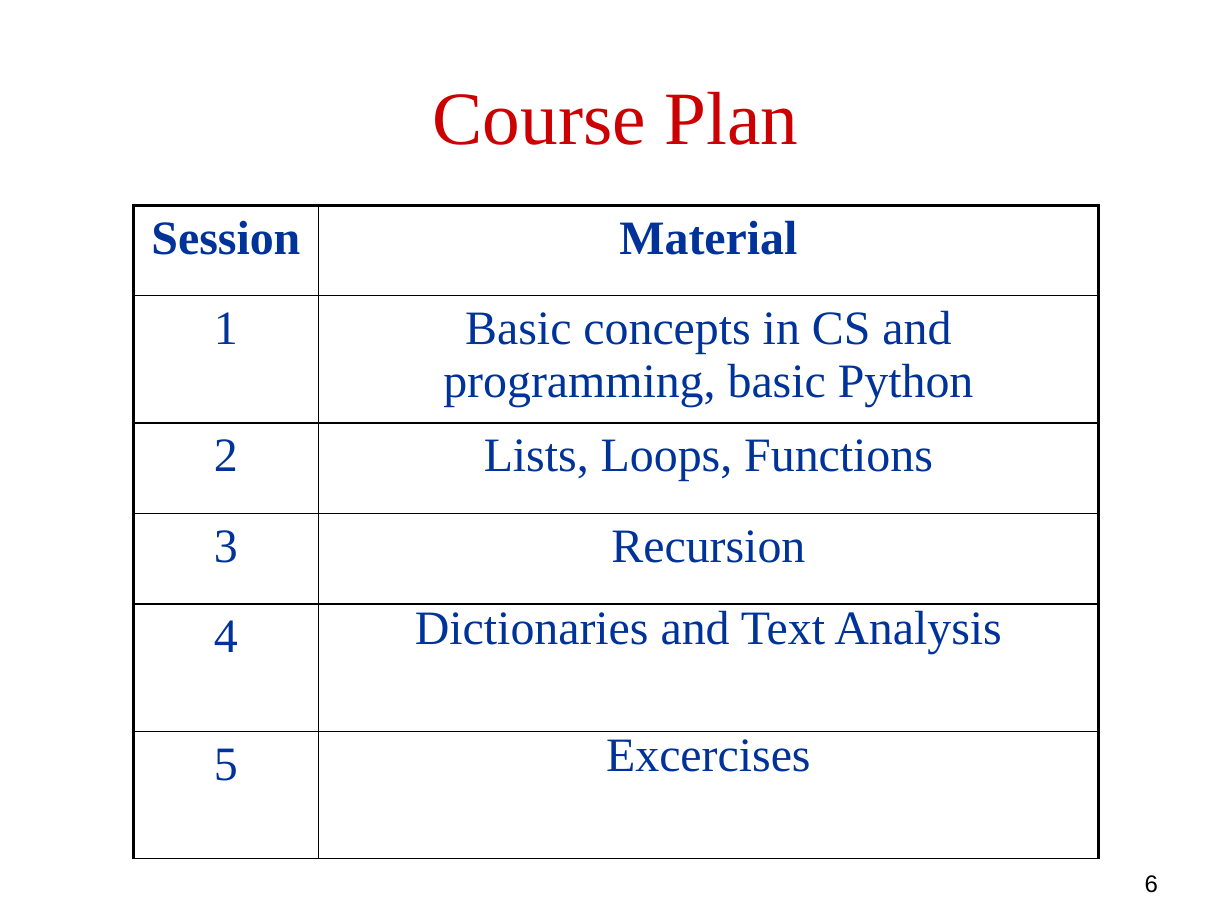
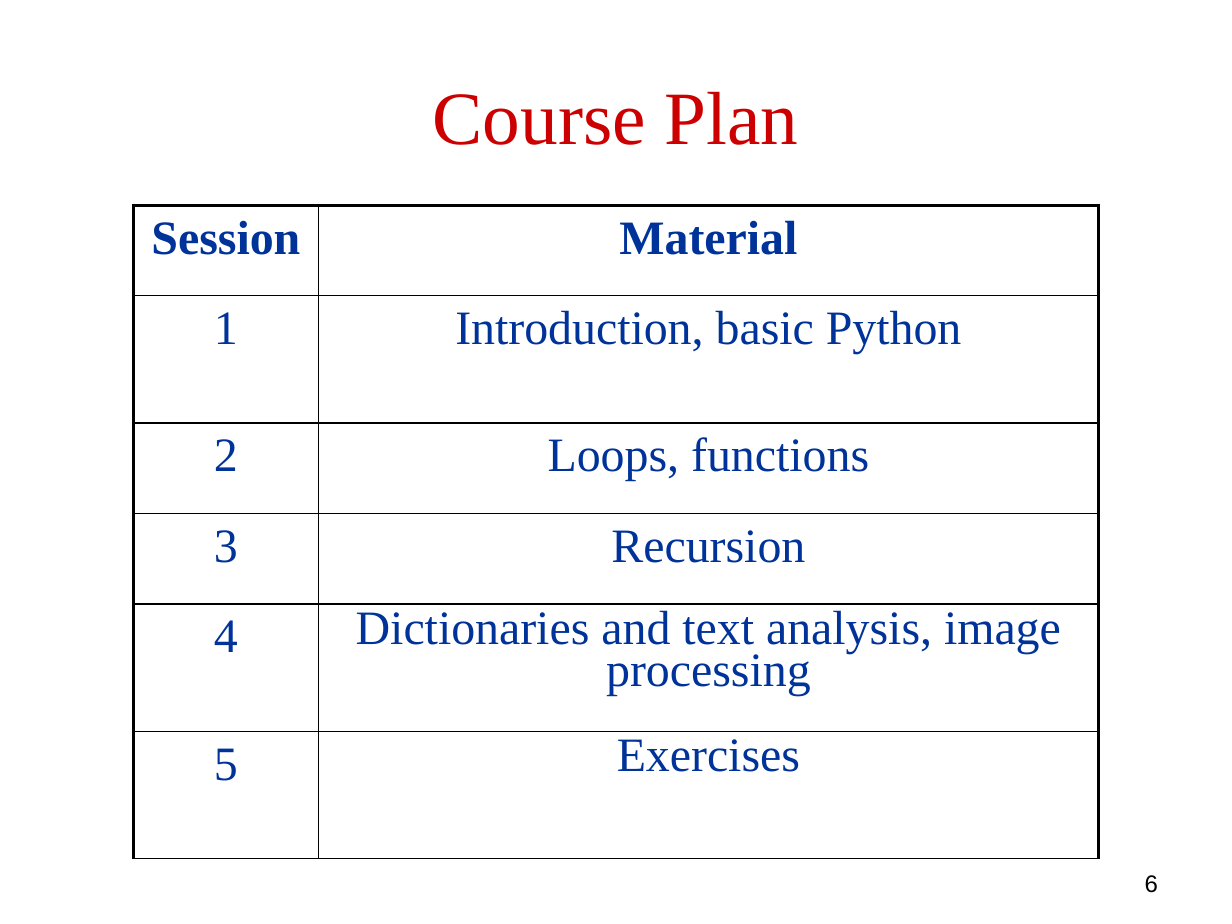
Before and after one commit to robintux/gip, a slide deck: slide 6 of Sessions/1/gip1.pptx. Drawn at 1232x924 pixels with LibreOffice and Linux fonts; fonts in the diff are those of the drawing. Boxes give left, top, right and bottom in pixels: in the first picture for what was removed or moved away, otherwise in the second. Text is boxed around its words. In the diff, an @@ line names an element or a change of style, - is before the commit and + after.

Commit message:
revised for 2015

```diff
--- a/Sessions/1/gip1.pptx
+++ b/Sessions/1/gip1.pptx
@@ table at (133, 206, 1098, 859) @@
-row 2, column 2: Basic concepts in CS and programming, basic Python
+row 2, column 2: Introduction, basic Python
-row 3, column 2: Lists, Loops, Functions
+row 3, column 2: Loops, functions
-row 5, column 2: Dictionaries and Text Analysis
+row 5, column 2: Dictionaries and text analysis, image processing
-row 6, column 2: Excercises
+row 6, column 2: Exercises
```
Also in this commit, not shown: 11 other slides changed.
